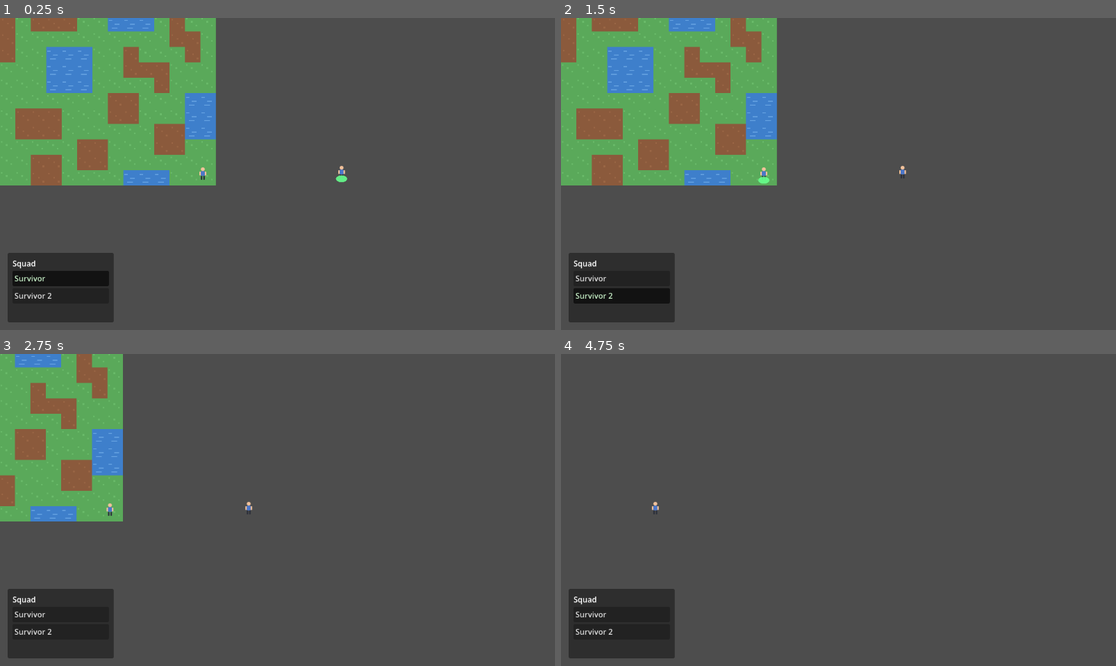
Above: before the commit, frames 1-4 (two rows, left to right).
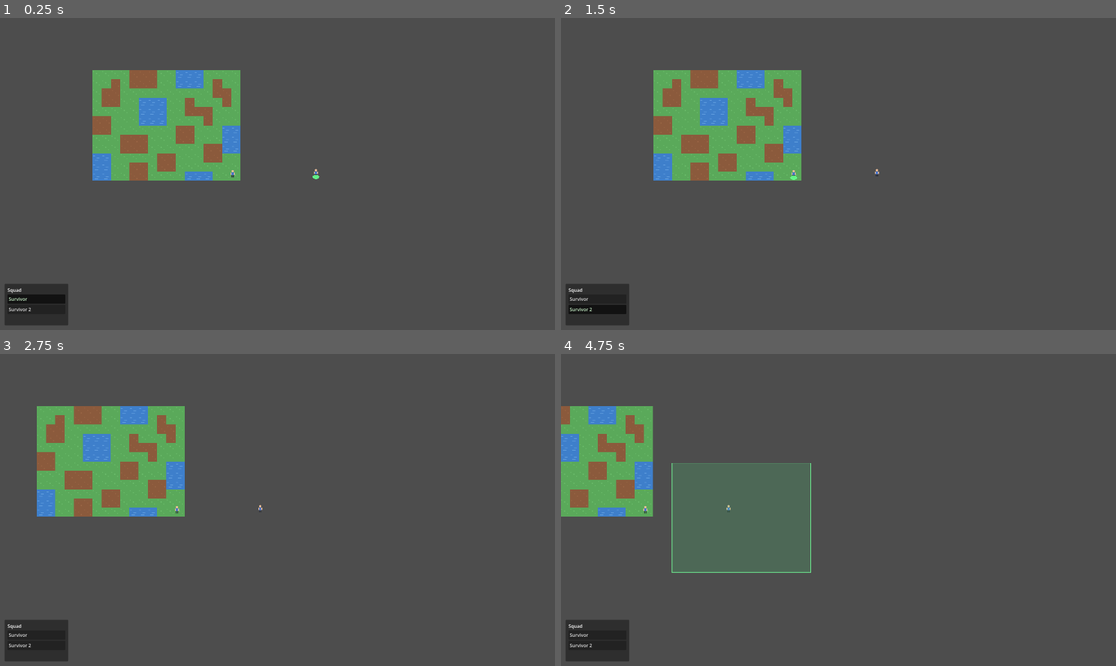
Above: after the commit, the same moments.

Repository: H-HauDV/2DTopdown
Game: Godot game, scene res://Scenes/Main.tscn
Two runs of this game, one before a commit and one after it. Both use one fixed random seed, a clock stepped at 60 frames per second and the inputs below.
Inputs (mouse positions are in pixels of both pictures, inside the frame that each line leads up to):
- Up to frame 1 (0.25 s): no input
- Up to frame 2 (1.5 s): click "Survivor" at 0.5 s; click "Survivor 2" at 1.25 s
- Up to frame 3 (2.75 s): tap Enter at 2 s; move the mouse to (399, 494) at 2.02 s; hold Right (ui_right) from 2.03 s (still down); click (399, 494) at 2.17 s
- Up to frame 4 (4.75 s): release Right (ui_right) at 2.75 s; drag from (727, 525) to (810, 572) at 2.77 s; move the mouse to (894, 441) at 3.52 s; hold Right (ui_right) 3.53-4.25 s; click (894, 441) at 3.67 s; drag from (810, 572) to (672, 463) at 4.27 s

The runs differ from the first frame. In frame 1, 23% of the frame differs, in the area x 0-63%, y 0-99%; in frame 2, 23%; in frame 3, 16%; in frame 4, 18%.

Commit message:
Add world selection
Co-authored-by: Copilot <copilot@github.com>

Diff:
--- a/Scenes/Main.tscn
+++ b/Scenes/Main.tscn
@@ -6,6 +6,7 @@
 [ext_resource type="Script" path="res://Scripts/Main/main_scene.gd" id="4_iq6nm"]
 [ext_resource type="Script" path="res://Scripts/Selection/selection_manager.gd" id="5_1g70j"]
 [ext_resource type="PackedScene" path="res://Scenes/UI/RosterPanel.tscn" id="6_4nxoi"]
+[ext_resource type="PackedScene" path="res://Scenes/UI/SelectionDragOverlay.tscn" id="7_6ihsn"]
 
 [node name="Main" type="Node2D" unique_id=1154495699]
 script = ExtResource("4_iq6nm")
@@ -31,8 +32,11 @@
 
 [node name="RosterPanel" parent="CanvasLayer" instance=ExtResource("6_4nxoi")]
 
+[node name="SelectionDragOverlay" parent="CanvasLayer" instance=ExtResource("7_6ihsn")]
+
 [node name="SelectionManager" type="Node2D" parent="."]
 script = ExtResource("5_1g70j")
 controllable_holder_path = NodePath("../PlayerCharacterHolder")
 roster_panel_path = NodePath("../CanvasLayer/RosterPanel")
+drag_overlay_path = NodePath("../CanvasLayer/SelectionDragOverlay")
 groups = ["selection_manager"]
--- /dev/null
+++ b/Scenes/UI/SelectionDragOverlay.tscn
@@ -0,0 +1,11 @@
+[gd_scene load_steps=2 format=3]
+
+[ext_resource type="Script" path="res://Scripts/UI/selection_drag_overlay.gd" id="1_ft0li"]
+
+[node name="SelectionDragOverlay" type="Control"]
+layout_mode = 3
+anchors_preset = 15
+anchor_right = 1.0
+anchor_bottom = 1.0
+mouse_filter = 2
+script = ExtResource("1_ft0li")
--- a/Scripts/Selection/selection_manager.gd
+++ b/Scripts/Selection/selection_manager.gd
@@ -5,15 +5,25 @@
 
 @export var controllable_holder_path: NodePath
 @export var roster_panel_path: NodePath
+@export var drag_overlay_path: NodePath
 @export var selection_button: MouseButton = MOUSE_BUTTON_LEFT
 @export var select_radius: float = 18.0
+@export var drag_start_threshold: float = 10.0
 
 var controllable_characters: Array = []
 var selected_characters: Array = []
 var primary_character = null
+var is_dragging := false
+var is_drag_selecting := false
+var drag_started_with_shift := false
+var drag_start_screen := Vector2.ZERO
+var drag_current_screen := Vector2.ZERO
+var drag_start_world := Vector2.ZERO
+var drag_current_world := Vector2.ZERO
 
 @onready var controllable_holder: Node = get_node_or_null(controllable_holder_path)
 @onready var roster_panel: Control = get_node_or_null(roster_panel_path)
+@onready var drag_overlay: Control = get_node_or_null(drag_overlay_path)
 
 func _ready() -> void:
 	refresh_characters()
@@ -88,13 +98,19 @@
 	_emit_selection_signals()
 
 func _unhandled_input(event: InputEvent) -> void:
-	if event is InputEventMouseButton and event.button_index == selection_button and event.pressed:
-		var clicked_character = _get_character_at_position(get_global_mouse_position())
-		if event.shift_pressed:
-			if clicked_character != null:
-				toggle_select(clicked_character)
+	if event is InputEventMouseButton and event.button_index == selection_button:
+		if event.pressed:
+			_begin_drag_selection(event)
 		else:
-			select_one(clicked_character)
+			_finish_drag_selection()
+		return
+
+	if event is InputEventMouseMotion and is_dragging:
+		drag_current_screen = event.position
+		drag_current_world = get_global_mouse_position()
+		if not is_drag_selecting and drag_start_screen.distance_to(drag_current_screen) >= drag_start_threshold:
+			is_drag_selecting = true
+		_update_drag_overlay()
 
 func _get_character_at_position(world_position: Vector2):
 	for index in range(controllable_characters.size() - 1, -1, -1):
@@ -116,6 +132,55 @@
 			character.set_selected(false)
 	selected_characters.clear()
 
+func _begin_drag_selection(event: InputEventMouseButton) -> void:
+	is_dragging = true
+	is_drag_selecting = false
+	drag_started_with_shift = event.shift_pressed
+	drag_start_screen = event.position
+	drag_current_screen = event.position
+	drag_start_world = get_global_mouse_position()
+	drag_current_world = drag_start_world
+	_update_drag_overlay()
+
+func _finish_drag_selection() -> void:
+	if not is_dragging:
+		return
+
+	drag_current_world = get_global_mouse_position()
+
+	if is_drag_selecting:
+		var selected_in_box := _get_characters_in_world_rect(_get_drag_world_rect())
+		select_many(selected_in_box, drag_started_with_shift)
+	else:
+		var clicked_character = _get_character_at_position(get_global_mouse_position())
+		if drag_started_with_shift:
+			if clicked_character != null:
+				toggle_select(clicked_character)
+		else:
+			select_one(clicked_character)
+
+	is_dragging = false
+	is_drag_selecting = false
+	_update_drag_overlay()
+
+func _update_drag_overlay() -> void:
+	if drag_overlay != null and drag_overlay.has_method("update_drag_rect"):
+		drag_overlay.update_drag_rect(is_drag_selecting, drag_start_screen, drag_current_screen)
+
+func _get_drag_world_rect() -> Rect2:
+	return Rect2(drag_start_world, drag_current_world - drag_start_world).abs()
+
+func _get_characters_in_world_rect(world_rect: Rect2) -> Array:
+	var characters_in_rect: Array = []
+	for character in controllable_characters:
+		if not is_instance_valid(character):
+			continue
+
+		if world_rect.has_point(character.global_position):
+			characters_in_rect.append(character)
+
+	return characters_in_rect
+
 func _set_primary_character(character) -> void:
 	primary_character = character
 	primary_selection_changed.emit(primary_character)
--- /dev/null
+++ b/Scripts/UI/selection_drag_overlay.gd
@@ -0,0 +1,19 @@
+extends Control
+
+var is_drag_visible := false
+var drag_start := Vector2.ZERO
+var drag_end := Vector2.ZERO
+
+func update_drag_rect(visible_state: bool, start_position: Vector2, end_position: Vector2) -> void:
+	is_drag_visible = visible_state
+	drag_start = start_position
+	drag_end = end_position
+	queue_redraw()
+
+func _draw() -> void:
+	if not is_drag_visible:
+		return
+
+	var rect := Rect2(drag_start, drag_end - drag_start).abs()
+	draw_rect(rect, Color(0.3, 0.9, 0.5, 0.18), true)
+	draw_rect(rect, Color(0.45, 1.0, 0.6, 0.95), false, 2.0)
--- a/project.godot
+++ b/project.godot
@@ -15,6 +15,12 @@
 config/features=PackedStringArray("4.6", "Forward Plus")
 config/icon="res://icon.svg"
 
+[display]
+
+window/size/viewport_width=1920
+window/size/viewport_height=1080
+window/size/mode=3
+
 [physics]
 
 3d/physics_engine="Jolt Physics"
Not shown, added: Scripts/UI/selection_drag_overlay.gd.uid
